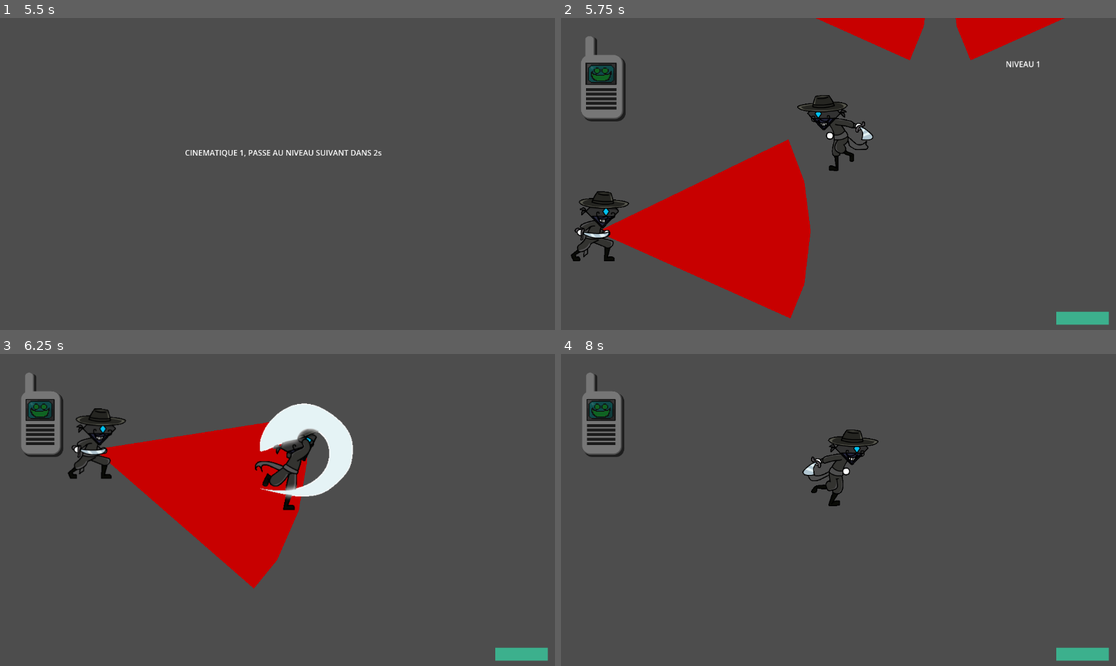
Above: before the commit, frames 1-4 (two rows, left to right).
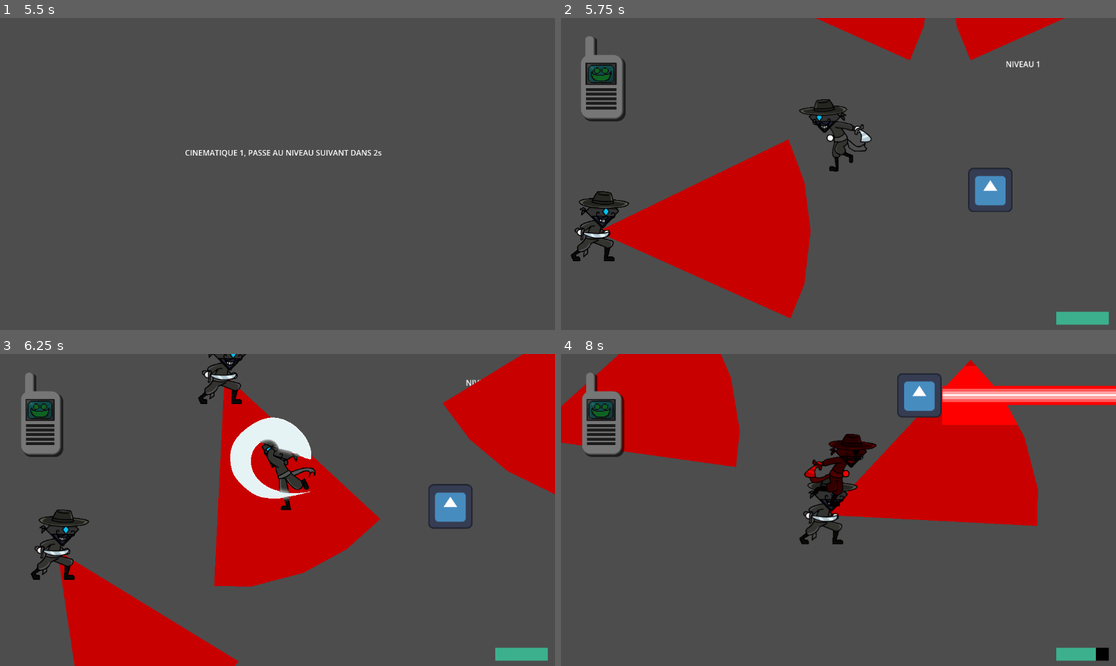
Above: after the commit, the same moments.

Repository: t0qen/gamejam-baudo
Game: Godot game, scene res://scenes/levels/start_menu.tscn
The game is run twice, just before and just after one commit, with the same random seed, the same clock (stepped at 60 frames per second) and the same inputs. The engine's default icon, where the game draws it, is replaced by a stand-in: a white triangle on a blue panel in a dark square. Sound files missing from this copy of the repository are replaced by a short silence.
Inputs:
- Up to frame 1 (5.5 s): click "START" at 0.5 s; tap Enter at 1.25, 2.75, 4.25 s; hold D (move_right) 1.28-2.03 s; tap E (attack) at 1.35, 2.3, 2.85, 3.8, 4.35, 5.3 s; tap Space (dash) at 1.55, 2, 2.1, 3.05, 3.5, 3.6, 4.55, 5, 5.1 s; hold S (move_down) 2.03-2.78 s; hold D (move_right) 2.78-3.53 s; hold W (move_up) 3.53-4.28 s; hold A (move_left) from 4.28 s (still down)
- Up to frame 2 (5.75 s): keep holding A (move_left)
- Up to frame 3 (6.25 s): release A (move_left) at 5.78 s; hold S (move_down) from 5.78 s (still down); tap E (attack) at 5.85 s; tap Space (dash) at 6.05 s
- Up to frame 4 (8 s): release S (move_down) at 6.53 s; hold D (move_right) 6.53-7.28 s; tap Space (dash) at 6.6, 7.55 s; tap E (attack) at 6.8, 7.35 s; hold W (move_up) from 7.28 s (still down)

Frame 1 is identical in both runs. In frame 2, 1.4% of the frame differs, in the area x 42-82%, y 24-63%; in frame 3, 28%, in the area x 5-100%, y 0-100%; in frame 4, 23%.

Commit message:
Fixed bugs

Diff:
--- a/scenes/laser.tscn
+++ b/scenes/laser.tscn
@@ -142,8 +142,8 @@
 
 [node name="Laser" type="Area2D"]
 scale = Vector2(3.08, 3.08)
-collision_layer = 2
-collision_mask = 3
+collision_layer = 8
+collision_mask = 5
 
 [node name="TeteLaserCol" type="CollisionPolygon2D" parent="."]
 position = Vector2(-3.05176e-05, 0)
@@ -164,6 +164,8 @@
 texture = ExtResource("1_xmihv")
 
 [node name="Area2D" type="Area2D" parent="."]
+collision_layer = 8
+collision_mask = 5
 
 [node name="LaserCol" type="CollisionPolygon2D" parent="Area2D"]
 position = Vector2(108, 0)
--- a/scenes/levels/credits.tscn
+++ b/scenes/levels/credits.tscn
@@ -8,7 +8,10 @@
 [node name="Label" type="Label" parent="."]
 offset_right = 40.0
 offset_bottom = 23.0
-text = "-- DEV, GAME DESIGNER, LEVEL DESIGNER --
+text = "-- GAME ENGINE
+Godot
+
+-- DEV, GAME DESIGNER, LEVEL DESIGNER --
 Al's
 t0qen (AYMERIC)
 
--- a/scenes/levels/level_1.tscn
+++ b/scenes/levels/level_1.tscn
@@ -1,10 +1,11 @@
-[gd_scene load_steps=6 format=3 uid="uid://xondpfojs2pb"]
+[gd_scene load_steps=7 format=3 uid="uid://xondpfojs2pb"]
 
 [ext_resource type="Script" uid="uid://gl58igbti3aw" path="res://scripts/levels/level_1.gd" id="1_ksju7"]
 [ext_resource type="PackedScene" uid="uid://c12f2067hvmtk" path="res://scenes/enemy.tscn" id="2_nsrm0"]
 [ext_resource type="PackedScene" uid="uid://cl71r21okvrwm" path="res://scenes/player_t0qen.tscn" id="3_x42e6"]
 [ext_resource type="PackedScene" uid="uid://ce3h5e3b0v3b2" path="res://scenes/telephone_dax.tscn" id="4_6761a"]
 [ext_resource type="AudioStream" uid="uid://lyu802cpbgrm" path="res://assets/sounds/Dax/Salut ! Moi c'est Dax !.wav" id="4_x42e6"]
+[ext_resource type="PackedScene" uid="uid://dw5bq2cwer3w4" path="res://scenes/laser.tscn" id="6_sk5k4"]
 
 [node name="level1" type="Node2D"]
 script = ExtResource("1_ksju7")
@@ -15,7 +16,7 @@
 text = "NIVEAU 1"
 
 [node name="switch" type="Timer" parent="."]
-wait_time = 40.0
+wait_time = 80.0
 one_shot = true
 
 [node name="enemies" type="Node2D" parent="."]
@@ -33,6 +34,9 @@
 position = Vector2(-1176, 536)
 player = NodePath("../../player")
 
+[node name="Laser" parent="." instance=ExtResource("6_sk5k4")]
+position = Vector2(-32, 272)
+
 [node name="player" parent="." instance=ExtResource("3_x42e6")]
 position = Vector2(-272, 240)
 
--- a/scenes/player_t0qen.tscn
+++ b/scenes/player_t0qen.tscn
@@ -135,15 +135,393 @@
 [sub_resource type="CircleShape2D" id="CircleShape2D_u21xk"]
 radius = 70.1142
 
-[sub_resource type="CapsuleShape2D" id="CapsuleShape2D_e3idn"]
-radius = 18.0
-height = 52.0
-
 [sub_resource type="StyleBoxFlat" id="StyleBoxFlat_8vae4"]
 bg_color = Color(0, 0, 0, 1)
 
 [sub_resource type="StyleBoxFlat" id="StyleBoxFlat_14vq2"]
 bg_color = Color(0.23534, 0.690058, 0.553935, 1)
+
+[sub_resource type="SpriteFrames" id="SpriteFrames_i5haw"]
+animations = [{
+"frames": [{
+"duration": 1.0,
+"texture": ExtResource("2_i5eyg")
+}, {
+"duration": 1.0,
+"texture": ExtResource("3_oor8d")
+}, {
+"duration": 1.0,
+"texture": ExtResource("4_gmldv")
+}, {
+"duration": 1.0,
+"texture": ExtResource("5_afc15")
+}, {
+"duration": 1.0,
+"texture": ExtResource("6_pmbis")
+}, {
+"duration": 1.0,
+"texture": ExtResource("7_briq0")
+}, {
+"duration": 1.0,
+"texture": ExtResource("8_sakxc")
+}, {
+"duration": 1.0,
+"texture": ExtResource("9_yxxkc")
+}, {
+"duration": 1.0,
+"texture": ExtResource("10_7dt7u")
+}, {
+"duration": 1.0,
+"texture": ExtResource("11_ml6vr")
+}, {
+"duration": 1.0,
+"texture": ExtResource("12_ofp0g")
+}, {
+"duration": 1.0,
+"texture": ExtResource("13_sc1ns")
+}, {
+"duration": 1.0,
+"texture": ExtResource("30_45qxr")
+}, {
+"duration": 1.0,
+"texture": ExtResource("14_dh2ps")
+}],
+"loop": true,
+"name": &"default",
+"speed": 30.0
+}]
+
+[sub_resource type="SpriteFrames" id="SpriteFrames_fne80"]
+animations = [{
+"frames": [{
+"duration": 1.0,
+"texture": ExtResource("37_xxvpm")
+}, {
+"duration": 1.0,
+"texture": ExtResource("38_y014w")
+}, {
+"duration": 1.0,
+"texture": ExtResource("39_tswf8")
+}, {
+"duration": 1.0,
+"texture": ExtResource("40_3vc4k")
+}, {
+"duration": 1.0,
+"texture": ExtResource("41_waeav")
+}, {
+"duration": 1.0,
+"texture": ExtResource("42_qb7o5")
+}, {
+"duration": 1.0,
+"texture": ExtResource("43_rv2ms")
+}, {
+"duration": 1.0,
+"texture": ExtResource("44_udnrq")
+}, {
+"duration": 1.0,
+"texture": ExtResource("45_fwmo5")
+}, {
+"duration": 1.0,
+"texture": ExtResource("46_8bgtn")
+}, {
+"duration": 1.0,
+"texture": ExtResource("47_4gql7")
+}, {
+"duration": 1.0,
+"texture": ExtResource("48_hveaf")
+}, {
+"duration": 1.0,
+"texture": ExtResource("49_by6on")
+}, {
+"duration": 1.0,
+"texture": ExtResource("50_yos36")
+}, {
+"duration": 1.0,
+"texture": ExtResource("51_0gp3k")
+}, {
+"duration": 1.0,
+"texture": ExtResource("52_gpr0w")
+}, {
+"duration": 1.0,
+"texture": ExtResource("53_xobgc")
+}, {
+"duration": 1.0,
+"texture": ExtResource("54_pbs7j")
+}, {
+"duration": 1.0,
+"texture": ExtResource("55_6oc16")
+}, {
+"duration": 1.0,
+"texture": ExtResource("56_u7jn7")
+}, {
+"duration": 1.0,
+"texture": ExtResource("57_671an")
+}],
+"loop": false,
+"name": &"default",
+"speed": 60.0
+}]
+
+[sub_resource type="SpriteFrames" id="SpriteFrames_ksxkg"]
+animations = [{
+"frames": [{
+"duration": 1.0,
+"texture": ExtResource("58_j6fk5")
+}, {
+"duration": 1.0,
+"texture": ExtResource("59_vxqx0")
+}, {
+"duration": 1.0,
+"texture": ExtResource("60_gjrbm")
+}, {
+"duration": 1.0,
+"texture": ExtResource("61_k22ht")
+}, {
+"duration": 1.0,
+"texture": ExtResource("62_8kq4n")
+}, {
+"duration": 1.0,
+"texture": ExtResource("63_ojmxe")
+}, {
+"duration": 1.0,
+"texture": ExtResource("64_3oh35")
+}, {
+"duration": 1.0,
+"texture": ExtResource("65_w7cet")
+}, {
+"duration": 1.0,
+"texture": ExtResource("66_jfeln")
+}, {
+"duration": 1.0,
+"texture": ExtResource("67_qavfq")
+}, {
+"duration": 1.0,
+"texture": ExtResource("68_uj3yp")
+}, {
+"duration": 1.0,
+"texture": ExtResource("69_xa3fw")
+}, {
+"duration": 1.0,
+"texture": ExtResource("70_hs2ag")
+}, {
+"duration": 1.0,
+"texture": ExtResource("71_u3kgx")
+}, {
+"duration": 1.0,
+"texture": ExtResource("72_ywmtl")
+}, {
+"duration": 1.0,
+"texture": ExtResource("73_51by1")
+}, {
+"duration": 1.0,
+"texture": ExtResource("74_32gd7")
+}, {
+"duration": 1.0,
+"texture": ExtResource("75_4l8h5")
+}, {
+"duration": 1.0,
+"texture": ExtResource("76_xi157")
+}, {
+"duration": 1.0,
+"texture": ExtResource("77_b3ihc")
+}, {
+"duration": 1.0,
+"texture": ExtResource("78_8om0k")
+}, {
+"duration": 1.0,
+"texture": ExtResource("79_ypgvy")
+}, {
+"duration": 1.0,
+"texture": ExtResource("80_5txip")
+}, {
+"duration": 1.0,
+"texture": ExtResource("81_cosqt")
+}, {
+"duration": 1.0,
+"texture": ExtResource("82_koco1")
+}, {
+"duration": 1.0,
+"texture": ExtResource("83_87d54")
+}, {
+"duration": 1.0,
+"texture": ExtResource("84_t8hup")
+}, {
+"duration": 1.0,
+"texture": ExtResource("85_ibu2p")
+}, {
+"duration": 1.0,
+"texture": ExtResource("86_ff5x1")
+}, {
+"duration": 1.0,
+"texture": ExtResource("87_hv6j6")
+}, {
+"duration": 1.0,
+"texture": ExtResource("88_0vxr0")
+}, {
+"duration": 1.0,
+"texture": ExtResource("89_pcinu")
+}, {
+"duration": 1.0,
+"texture": ExtResource("90_y1l28")
+}, {
+"duration": 1.0,
+"texture": ExtResource("91_hfu00")
+}, {
+"duration": 1.0,
+"texture": ExtResource("92_akglr")
+}, {
+"duration": 1.0,
+"texture": ExtResource("93_1git3")
+}, {
+"duration": 1.0,
+"texture": ExtResource("94_4iurd")
+}, {
+"duration": 1.0,
+"texture": ExtResource("95_t42wi")
+}, {
+"duration": 1.0,
+"texture": ExtResource("96_godm4")
+}],
+"loop": false,
+"name": &"default",
+"speed": 60.0
+}]
+
+[sub_resource type="SpriteFrames" id="SpriteFrames_r1e0r"]
+animations = [{
+"frames": [{
+"duration": 1.0,
+"texture": ExtResource("97_hhm4g")
+}, {
+"duration": 1.0,
+"texture": ExtResource("98_68y3t")
+}, {
+"duration": 1.0,
+"texture": ExtResource("99_s5532")
+}, {
+"duration": 1.0,
+"texture": ExtResource("100_l0yad")
+}, {
+"duration": 1.0,
+"texture": ExtResource("101_tjmer")
+}, {
+"duration": 1.0,
+"texture": ExtResource("102_6we0u")
+}, {
+"duration": 1.0,
+"texture": ExtResource("103_ayrcf")
+}, {
+"duration": 1.0,
+"texture": ExtResource("104_fs3ef")
+}, {
+"duration": 1.0,
+"texture": ExtResource("105_totfr")
+}, {
+"duration": 1.0,
+"texture": ExtResource("106_fq18h")
+}, {
+"duration": 1.0,
+"texture": ExtResource("107_6kkp7")
+}, {
+"duration": 1.0,
+"texture": ExtResource("108_vouiy")
+}, {
+"duration": 1.0,
+"texture": ExtResource("109_to1so")
+}, {
+"duration": 1.0,
+"texture": ExtResource("110_johvt")
+}, {
+"duration": 1.0,
+"texture": ExtResource("111_hiahn")
+}, {
+"duration": 1.0,
+"texture": ExtResource("112_fjoov")
+}, {
+"duration": 1.0,
+"texture": ExtResource("113_2f8qo")
+}, {
+"duration": 1.0,
+"texture": ExtResource("114_stc07")
+}, {
+"duration": 1.0,
+"texture": ExtResource("115_fiaej")
+}, {
+"duration": 1.0,
+"texture": ExtResource("116_mif3h")
+}, {
+"duration": 1.0,
+"texture": ExtResource("117_rncm0")
+}, {
+"duration": 1.0,
+"texture": ExtResource("118_fnvw4")
+}, {
+"duration": 1.0,
+"texture": ExtResource("119_0e0ou")
+}, {
+"duration": 1.0,
+"texture": ExtResource("120_kmmp2")
+}, {
+"duration": 1.0,
+"texture": ExtResource("121_fotgf")
+}],
+"loop": false,
+"name": &"default",
+"speed": 30.0
+}]
+
+[sub_resource type="SpriteFrames" id="SpriteFrames_i55ig"]
+animations = [{
+"frames": [{
+"duration": 1.0,
+"texture": ExtResource("122_beiq5")
+}, {
+"duration": 1.0,
+"texture": ExtResource("123_talcd")
+}, {
+"duration": 1.0,
+"texture": ExtResource("124_u44up")
+}, {
+"duration": 1.0,
+"texture": ExtResource("125_i4cie")
+}, {
+"duration": 1.0,
+"texture": ExtResource("126_eewqe")
+}, {
+"duration": 1.0,
+"texture": ExtResource("127_a52bl")
+}, {
+"duration": 1.0,
+"texture": ExtResource("128_5g1nx")
+}, {
+"duration": 1.0,
+"texture": ExtResource("129_3x53d")
+}, {
+"duration": 1.0,
+"texture": ExtResource("130_tgeie")
+}, {
+"duration": 1.0,
+"texture": ExtResource("131_7k5w8")
+}, {
+"duration": 1.0,
+"texture": ExtResource("132_vpnbk")
+}, {
+"duration": 1.0,
+"texture": ExtResource("133_umolv")
+}, {
+"duration": 1.0,
+"texture": ExtResource("134_fo6vg")
+}, {
+"duration": 1.0,
+"texture": ExtResource("135_jx86n")
+}, {
+"duration": 1.0,
+"texture": ExtResource("136_kutxm")
+}],
+"loop": false,
+"name": &"default",
+"speed": 20.0
+}]
 
 [sub_resource type="SpriteFrames" id="SpriteFrames_p763t"]
 animations = [{
@@ -201,390 +579,15 @@
 "speed": 25.0
 }]
 
-[sub_resource type="SpriteFrames" id="SpriteFrames_i5haw"]
-animations = [{
-"frames": [{
-"duration": 1.0,
-"texture": ExtResource("2_i5eyg")
-}, {
-"duration": 1.0,
-"texture": ExtResource("3_oor8d")
-}, {
-"duration": 1.0,
-"texture": ExtResource("4_gmldv")
-}, {
-"duration": 1.0,
-"texture": ExtResource("5_afc15")
-}, {
-"duration": 1.0,
-"texture": ExtResource("6_pmbis")
-}, {
-"duration": 1.0,
-"texture": ExtResource("7_briq0")
-}, {
-"duration": 1.0,
-"texture": ExtResource("8_sakxc")
-}, {
-"duration": 1.0,
-"texture": ExtResource("9_yxxkc")
-}, {
-"duration": 1.0,
-"texture": ExtResource("10_7dt7u")
-}, {
-"duration": 1.0,
-"texture": ExtResource("11_ml6vr")
-}, {
-"duration": 1.0,
-"texture": ExtResource("12_ofp0g")
-}, {
-"duration": 1.0,
-"texture": ExtResource("13_sc1ns")
-}, {
-"duration": 1.0,
-"texture": ExtResource("30_45qxr")
-}, {
-"duration": 1.0,
-"texture": ExtResource("14_dh2ps")
-}],
-"loop": true,
-"name": &"default",
-"speed": 30.0
-}]
-
-[sub_resource type="SpriteFrames" id="SpriteFrames_fne80"]
-animations = [{
-"frames": [{
-"duration": 1.0,
-"texture": ExtResource("37_xxvpm")
-}, {
-"duration": 1.0,
-"texture": ExtResource("38_y014w")
-}, {
-"duration": 1.0,
-"texture": ExtResource("39_tswf8")
-}, {
-"duration": 1.0,
-"texture": ExtResource("40_3vc4k")
-}, {
-"duration": 1.0,
-"texture": ExtResource("41_waeav")
-}, {
-"duration": 1.0,
-"texture": ExtResource("42_qb7o5")
-}, {
-"duration": 1.0,
-"texture": ExtResource("43_rv2ms")
-}, {
-"duration": 1.0,
-"texture": ExtResource("44_udnrq")
-}, {
-"duration": 1.0,
-"texture": ExtResource("45_fwmo5")
-}, {
-"duration": 1.0,
-"texture": ExtResource("46_8bgtn")
-}, {
-"duration": 1.0,
-"texture": ExtResource("47_4gql7")
-}, {
-"duration": 1.0,
-"texture": ExtResource("48_hveaf")
-}, {
-"duration": 1.0,
-"texture": ExtResource("49_by6on")
-}, {
-"duration": 1.0,
-"texture": ExtResource("50_yos36")
-}, {
-"duration": 1.0,
-"texture": ExtResource("51_0gp3k")
-}, {
-"duration": 1.0,
-"texture": ExtResource("52_gpr0w")
-}, {
-"duration": 1.0,
-"texture": ExtResource("53_xobgc")
-}, {
-"duration": 1.0,
-"texture": ExtResource("54_pbs7j")
-}, {
-"duration": 1.0,
-"texture": ExtResource("55_6oc16")
-}, {
-"duration": 1.0,
-"texture": ExtResource("56_u7jn7")
-}, {
-"duration": 1.0,
-"texture": ExtResource("57_671an")
-}],
-"loop": false,
-"name": &"default",
-"speed": 60.0
-}]
-
-[sub_resource type="SpriteFrames" id="SpriteFrames_ksxkg"]
-animations = [{
-"frames": [{
-"duration": 1.0,
-"texture": ExtResource("58_j6fk5")
-}, {
-"duration": 1.0,
-"texture": ExtResource("59_vxqx0")
-}, {
-"duration": 1.0,
-"texture": ExtResource("60_gjrbm")
-}, {
-"duration": 1.0,
-"texture": ExtResource("61_k22ht")
-}, {
-"duration": 1.0,
-"texture": ExtResource("62_8kq4n")
-}, {
-"duration": 1.0,
-"texture": ExtResource("63_ojmxe")
-}, {
-"duration": 1.0,
-"texture": ExtResource("64_3oh35")
-}, {
-"duration": 1.0,
-"texture": ExtResource("65_w7cet")
-}, {
-"duration": 1.0,
-"texture": ExtResource("66_jfeln")
-}, {
-"duration": 1.0,
-"texture": ExtResource("67_qavfq")
-}, {
-"duration": 1.0,
-"texture": ExtResource("68_uj3yp")
-}, {
-"duration": 1.0,
-"texture": ExtResource("69_xa3fw")
-}, {
-"duration": 1.0,
-"texture": ExtResource("70_hs2ag")
-}, {
-"duration": 1.0,
-"texture": ExtResource("71_u3kgx")
-}, {
-"duration": 1.0,
-"texture": ExtResource("72_ywmtl")
-}, {
-"duration": 1.0,
-"texture": ExtResource("73_51by1")
-}, {
-"duration": 1.0,
-"texture": ExtResource("74_32gd7")
-}, {
-"duration": 1.0,
-"texture": ExtResource("75_4l8h5")
-}, {
-"duration": 1.0,
-"texture": ExtResource("76_xi157")
-}, {
-"duration": 1.0,
-"texture": ExtResource("77_b3ihc")
-}, {
-"duration": 1.0,
-"texture": ExtResource("78_8om0k")
-}, {
-"duration": 1.0,
-"texture": ExtResource("79_ypgvy")
-}, {
-"duration": 1.0,
-"texture": ExtResource("80_5txip")
-}, {
-"duration": 1.0,
-"texture": ExtResource("81_cosqt")
-}, {
-"duration": 1.0,
-"texture": ExtResource("82_koco1")
-}, {
-"duration": 1.0,
-"texture": ExtResource("83_87d54")
-}, {
-"duration": 1.0,
-"texture": ExtResource("84_t8hup")
-}, {
-"duration": 1.0,
-"texture": ExtResource("85_ibu2p")
-}, {
-"duration": 1.0,
-"texture": ExtResource("86_ff5x1")
-}, {
-"duration": 1.0,
-"texture": ExtResource("87_hv6j6")
-}, {
-"duration": 1.0,
-"texture": ExtResource("88_0vxr0")
-}, {
-"duration": 1.0,
-"texture": ExtResource("89_pcinu")
-}, {
-"duration": 1.0,
-"texture": ExtResource("90_y1l28")
-}, {
-"duration": 1.0,
-"texture": ExtResource("91_hfu00")
-}, {
-"duration": 1.0,
-"texture": ExtResource("92_akglr")
-}, {
-"duration": 1.0,
-"texture": ExtResource("93_1git3")
-}, {
-"duration": 1.0,
-"texture": ExtResource("94_4iurd")
-}, {
-"duration": 1.0,
-"texture": ExtResource("95_t42wi")
-}, {
-"duration": 1.0,
-"texture": ExtResource("96_godm4")
-}],
-"loop": false,
-"name": &"default",
-"speed": 60.0
-}]
-
-[sub_resource type="SpriteFrames" id="SpriteFrames_r1e0r"]
-animations = [{
-"frames": [{
-"duration": 1.0,
-"texture": ExtResource("97_hhm4g")
-}, {
-"duration": 1.0,
-"texture": ExtResource("98_68y3t")
-}, {
-"duration": 1.0,
-"texture": ExtResource("99_s5532")
-}, {
-"duration": 1.0,
-"texture": ExtResource("100_l0yad")
-}, {
-"duration": 1.0,
-"texture": ExtResource("101_tjmer")
-}, {
-"duration": 1.0,
-"texture": ExtResource("102_6we0u")
-}, {
-"duration": 1.0,
-"texture": ExtResource("103_ayrcf")
-}, {
-"duration": 1.0,
-"texture": ExtResource("104_fs3ef")
-}, {
-"duration": 1.0,
-"texture": ExtResource("105_totfr")
-}, {
-"duration": 1.0,
-"texture": ExtResource("106_fq18h")
-}, {
-"duration": 1.0,
-"texture": ExtResource("107_6kkp7")
-}, {
-"duration": 1.0,
-"texture": ExtResource("108_vouiy")
-}, {
-"duration": 1.0,
-"texture": ExtResource("109_to1so")
-}, {
-"duration": 1.0,
-"texture": ExtResource("110_johvt")
-}, {
-"duration": 1.0,
-"texture": ExtResource("111_hiahn")
-}, {
-"duration": 1.0,
-"texture": ExtResource("112_fjoov")
-}, {
-"duration": 1.0,
-"texture": ExtResource("113_2f8qo")
-}, {
-"duration": 1.0,
-"texture": ExtResource("114_stc07")
-}, {
-"duration": 1.0,
-"texture": ExtResource("115_fiaej")
-}, {
-"duration": 1.0,
-"texture": ExtResource("116_mif3h")
-}, {
-"duration": 1.0,
-"texture": ExtResource("117_rncm0")
-}, {
-"duration": 1.0,
-"texture": ExtResource("118_fnvw4")
-}, {
-"duration": 1.0,
-"texture": ExtResource("119_0e0ou")
-}, {
-"duration": 1.0,
-"texture": ExtResource("120_kmmp2")
-}, {
-"duration": 1.0,
-"texture": ExtResource("121_fotgf")
-}],
-"loop": false,
-"name": &"default",
-"speed": 30.0
-}]
-
-[sub_resource type="SpriteFrames" id="SpriteFrames_i55ig"]
-animations = [{
-"frames": [{
-"duration": 1.0,
-"texture": ExtResource("122_beiq5")
-}, {
-"duration": 1.0,
-"texture": ExtResource("123_talcd")
-}, {
-"duration": 1.0,
-"texture": ExtResource("124_u44up")
-}, {
-"duration": 1.0,
-"texture": ExtResource("125_i4cie")
-}, {
-"duration": 1.0,
-"texture": ExtResource("126_eewqe")
-}, {
-"duration": 1.0,
-"texture": ExtResource("127_a52bl")
-}, {
-"duration": 1.0,
-"texture": ExtResource("128_5g1nx")
-}, {
-"duration": 1.0,
-"texture": ExtResource("129_3x53d")
-}, {
-"duration": 1.0,
-"texture": ExtResource("130_tgeie")
-}, {
-"duration": 1.0,
-"texture": ExtResource("131_7k5w8")
-}, {
-"duration": 1.0,
-"texture": ExtResource("132_vpnbk")
-}, {
-"duration": 1.0,
-"texture": ExtResource("133_umolv")
-}, {
-"duration": 1.0,
-"texture": ExtResource("134_fo6vg")
-}, {
-"duration": 1.0,
-"texture": ExtResource("135_jx86n")
-}, {
-"duration": 1.0,
-"texture": ExtResource("136_kutxm")
-}],
-"loop": false,
-"name": &"default",
-"speed": 20.0
-}]
+[sub_resource type="CapsuleShape2D" id="CapsuleShape2D_e3idn"]
+radius = 18.0
+height = 62.0
+
+[sub_resource type="CapsuleShape2D" id="CapsuleShape2D_p5aco"]
+radius = 6.0
 
 [node name="player" type="CharacterBody2D" groups=["player"]]
-collision_mask = 6
+collision_mask = 14
 motion_mode = 1
 script = ExtResource("1_u21xk")
 speed = 600
@@ -613,16 +616,11 @@
 one_shot = true
 
 [node name="PlayerHitbox" type="Area2D" parent="." groups=["player"]]
-collision_mask = 6
+collision_mask = 14
 
 [node name="CollisionShape2D" type="CollisionShape2D" parent="PlayerHitbox"]
 position = Vector2(0, -80)
 shape = SubResource("CircleShape2D_u21xk")
-
-[node name="hitbox" type="CollisionShape2D" parent="."]
-position = Vector2(0, -80)
-shape = SubResource("CapsuleShape2D_e3idn")
-debug_color = Color(0.651164, 0.408981, 0.82417, 0.42)
 
 [node name="health_bar" type="ProgressBar" parent="."]
 offset_left = 452.0
@@ -642,25 +640,16 @@
 
 [node name="animations" type="Node2D" parent="."]
 
-[node name="run" type="AnimatedSprite2D" parent="animations"]
-visible = false
-position = Vector2(0, -85)
-sprite_frames = SubResource("SpriteFrames_p763t")
-autoplay = "default"
-frame_progress = 0.415779
-
 [node name="idle" type="AnimatedSprite2D" parent="animations"]
 visible = false
-position = Vector2(0, -82)
-scale = Vector2(1.12, 1.12)
+position = Vector2(0, -73)
 sprite_frames = SubResource("SpriteFrames_i5haw")
 autoplay = "default"
 frame_progress = 0.559968
 
 [node name="dash" type="AnimatedSprite2D" parent="animations"]
 visible = false
-position = Vector2(9, -138)
-scale = Vector2(1.15, 1.15)
+position = Vector2(12, -120)
 sprite_frames = SubResource("SpriteFrames_fne80")
 autoplay = "default"
 frame = 20
@@ -668,8 +657,7 @@
 
 [node name="attack3" type="AnimatedSprite2D" parent="animations"]
 visible = false
-position = Vector2(22, -116)
-scale = Vector2(1.15, 1.15)
+position = Vector2(19, -100.5)
 sprite_frames = SubResource("SpriteFrames_ksxkg")
 autoplay = "default"
 frame = 38
@@ -677,20 +665,37 @@
 
 [node name="attack2" type="AnimatedSprite2D" parent="animations"]
 visible = false
-position = Vector2(7, -109)
-scale = Vector2(1.15, 1.15)
+position = Vector2(6, -94)
 sprite_frames = SubResource("SpriteFrames_r1e0r")
 autoplay = "default"
 frame = 24
 frame_progress = 1.0
 
 [node name="attack1" type="AnimatedSprite2D" parent="animations"]
-position = Vector2(15, -109)
-scale = Vector2(1.15, 1.15)
+visible = false
+position = Vector2(14, -94.5)
 sprite_frames = SubResource("SpriteFrames_i55ig")
 autoplay = "default"
 frame = 14
 frame_progress = 1.0
+
+[node name="run" type="AnimatedSprite2D" parent="animations"]
+visible = false
+position = Vector2(0, -80)
+scale = Vector2(0.95, 0.95)
+sprite_frames = SubResource("SpriteFrames_p763t")
+autoplay = "default"
+frame_progress = 0.965949
+
+[node name="hitbox" type="CollisionShape2D" parent="."]
+position = Vector2(0, -70)
+shape = SubResource("CapsuleShape2D_e3idn")
+debug_color = Color(0.651164, 0.408981, 0.82417, 0.42)
+
+[node name="hitbox2" type="CollisionShape2D" parent="."]
+position = Vector2(0, -6)
+rotation = 1.5708
+shape = SubResource("CapsuleShape2D_p5aco")
 
 [connection signal="timeout" from="timers/dash_duration" to="." method="_on_dash_duration_timeout"]
 [connection signal="timeout" from="timers/dash_delay" to="." method="_on_dash_delay_timeout"]
--- a/scripts/enemy.gd
+++ b/scripts/enemy.gd
@@ -13,6 +13,7 @@
 @export var player : CharacterBody2D
 var DetectionRotation : int = 0
 var can_rotate : bool = true
+var can_scope : bool = true
 
 func _physics_process(delta: float) -> void:
 	deal_with_damage()
@@ -32,6 +33,13 @@
 
 	else:
 		velocity = Vector2.ZERO
+		if can_scope:
+			can_scope = false
+			DetectionRotation += 1
+			$PlayerDetection.rotation = DetectionRotation / 2
+			await get_tree().create_timer(0.2).timeout
+			can_scope = true
+
 
 	move_and_slide()
 
--- a/scripts/player_t0qen.gd
+++ b/scripts/player_t0qen.gd
@@ -71,7 +71,8 @@
 	update_health_bar()
 
 func _physics_process(delta: float) -> void:
-	move()
+	if !attack_ip:
+		move()
 	dash()
 	regen()
 	move_and_slide()
@@ -103,23 +104,25 @@
 	else:
 		excepted_flip = true
 
-	match current_animation:
-		"run":
-			run_animation.flip_h = excepted_flip
-		"dash":
-			dash_animation.flip_h = excepted_flip
-		"attack1":
-			attack_1_animation.flip_h = excepted_flip
-		"attack2":
-			attack_2_animation.flip_h = excepted_flip
-		"attack3":
-			attack_3_animation.flip_h = excepted_flip
-		"idle":
-			idle_animation.flip_h = excepted_flip
+	for child in $animations.get_children():
+		child.flip_h = excepted_flip
+
+	#match current_animation:
+		#"run":
+			#run_animation.flip_h = excepted_flip
+		#"dash":
+			#dash_animation.flip_h = excepted_flip
+		#"attack1":
+			#attack_1_animation.flip_h = excepted_flip
+		#"attack2":
+			#attack_2_animation.flip_h = excepted_flip
+		#"attack3":
+			#attack_3_animation.flip_h = excepted_flip
+		#"idle":
+			#idle_animation.flip_h = excepted_flip
 
 func play_animation(animation):
 	if prev_animation == animation:
-		print('RETURN')
 		return
 	# cache et stop tous les enfants de animations
 	for child in $animations.get_children():
@@ -205,12 +208,9 @@
 	if Input.is_action_just_pressed("dash"):
 		if can_dash:
 			if !is_dashing:
-				if !attack_ip:
-					is_dashing = true
-					dash_duration_timer.start() # dash duration
-					can_dash = false
-				else:
-					return
+				is_dashing = true
+				dash_duration_timer.start() # dash duration
+				can_dash = false
 			else:
 				return
 		else:
@@ -278,10 +278,11 @@
 func attack(): # Permet d'attaquer
 	if Input.is_action_just_pressed("attack"):
 		if can_attack:
+			if !is_dashing:
+				velocity = Vector2.ZERO
 			global.player_current_attack = true
 			attack_ip = true
 			$timers/deal_attack_timer.start(0.5)
-			can_attack = false
 			play_animation(random_attack_anim())
 
 func _on_deal_attack_timer_timeout() -> void: # Fin de l'attaque
Not shown: 1 places in scenes/player_t0qen.tscn that only renumber resources
